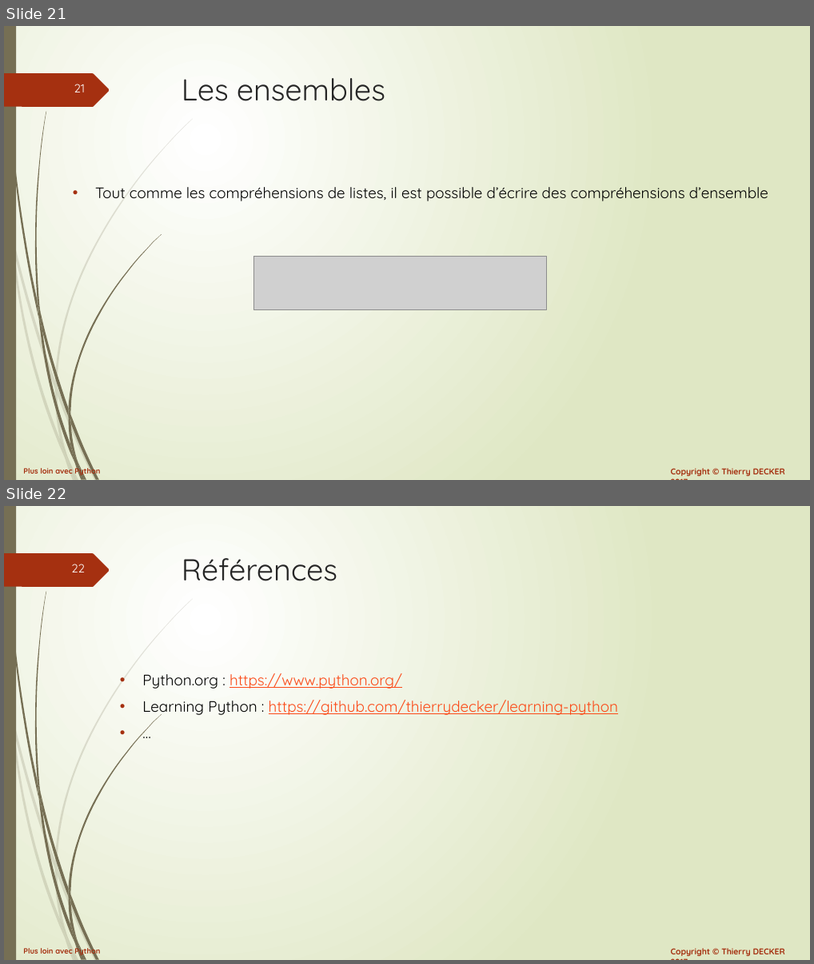
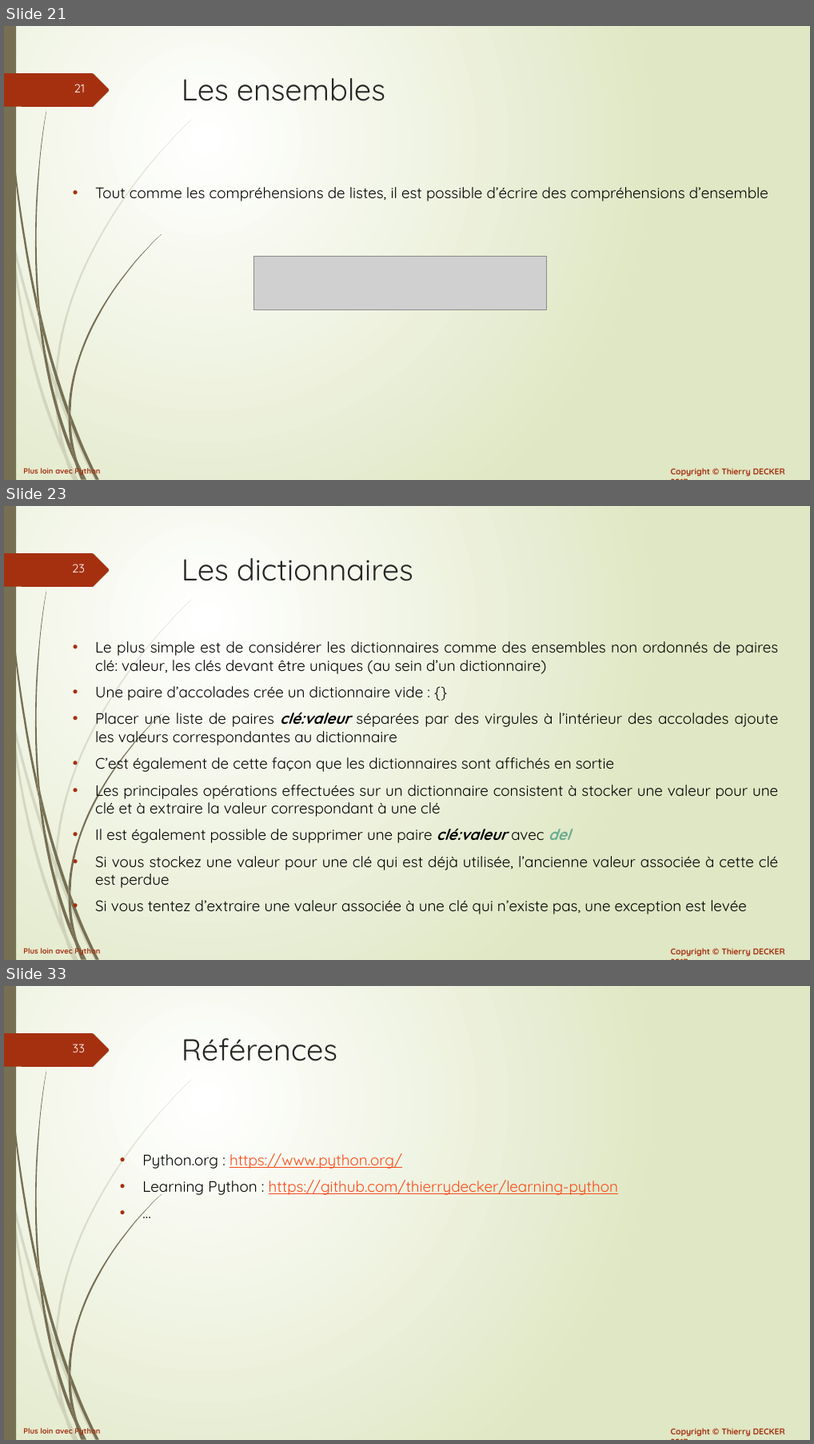
Before and after one commit to VikmanTheRacoon/learning-python, a slide deck: documentations/python-102.pptx. Shown one above the other, each under a label of ours: slides 21 and 22 before the commit, slides 21, 23 and 33 after it; the slides between them are not shown. The pictures are 814x964 and 814x1444 pixels, drawn with LibreOffice and Linux fonts; fonts in the diff are those of the drawing; grey boxes stand for pictures. Boxes give left, top, right and bottom in pixels: in the first picture for what was removed or moved away, otherwise in the second. Text is boxed around its words. In the diff, an @@ line names an element or a change of style, - is before the commit and + after.

```diff
--- a/documentations/python-102.pptx
+++ b/documentations/python-102.pptx
@@ slide 23 added at (4,506,810,960), background gradient #FFFFFF to #DFE8C4; not listed: 27 template elements that a slide beside it also shows @@
@@ title added at (182,558,414,581), 36 pt, text #262626 @@
+Les dictionnaires
@@ text added at (95,641,779,914), 18 pt, text #000000 @@
+• Le plus simple est de considérer les dictionnaires comme des ensembles non ordonnés de paires clé: valeur, les clés devant être uniques (au sein d’un dictionnaire)
+• Une paire d’accolades crée un dictionnaire vide : {}
+• Placer une liste de paires clé:valeur séparées par des virgules à l’intérieur des accolades ajoute les valeurs correspondantes au dictionnaire
+• C’est également de cette façon que les dictionnaires sont affichés en sortie
+• Les principales opérations effectuées sur un dictionnaire consistent à stocker une valeur pour une clé et à extraire la valeur correspondant à une clé
+• Il est également possible de supprimer une paire clé:valeur avec del
+• Si vous stockez une valeur pour une clé qui est déjà utilisée, l’ancienne valeur associée à cette clé est perdue
+• Si vous tentez d’extraire une valeur associée à une clé qui n’existe pas, une exception est levée
@@ what was slide 22 is now slide 33 @@
@@ page number at (73,1044,85,1052): text changed @@
-22
+33
```
Also in this commit, not shown: 10 other slides added, 1 other file.
